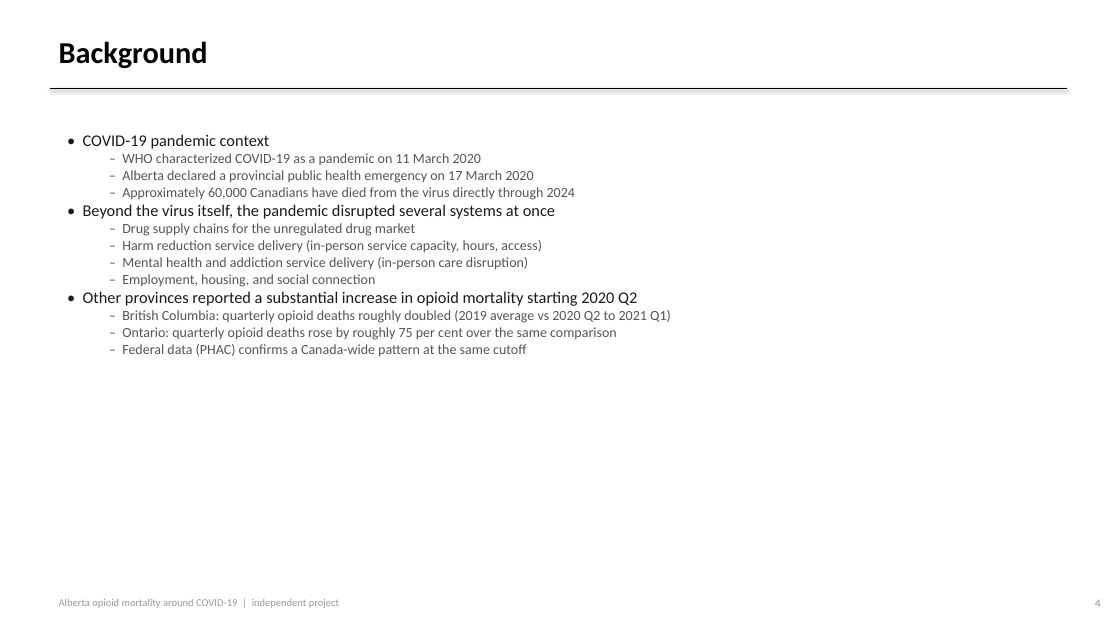
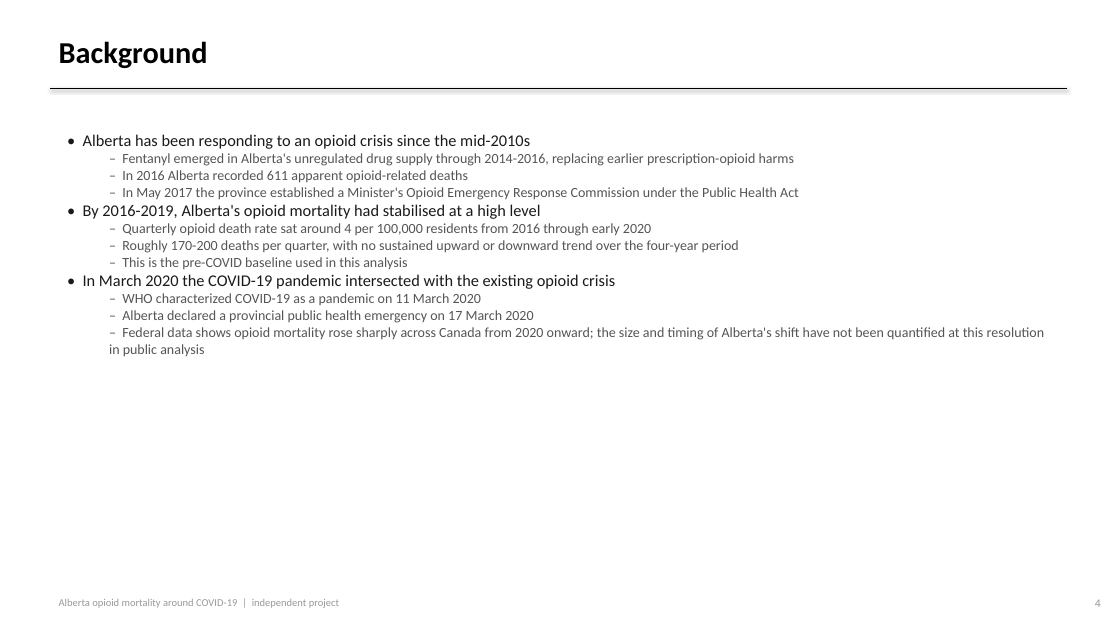
Before and after one commit to Adilbek123/alberta-substance-use-trends, a slide deck: slide 4 of slides.pptx. Drawn at 1120x630 pixels with LibreOffice and Linux fonts; fonts in the diff are those of the drawing. Boxes give left, top, right and bottom in pixels: in the first picture for what was removed or moved away, otherwise in the second. Text is boxed around its words. In the diff, an @@ line names an element or a change of style, - is before the commit and + after.

Commit message:
Rewrite Background: Alberta-specific opioid history (fentanyl emergence 2014-2016, 611 deaths in 2016, May 2017 emergency commission) instead of generic pandemic context

```diff
--- a/slides.pptx
+++ b/slides.pptx
@@ text at <box>83,134,799,289</box>: text changed; size 14 to 12 pt; text colour #1A1A1A to #555555 @@
-• COVID-19 pandemic context
+• Alberta has been responding to an opioid crisis since the mid-2010s
+  – Fentanyl emerged in Alberta's unregulated drug supply through 2014-2016, replacing earlier prescription-opioid harms
+  – In 2016 Alberta recorded 611 apparent opioid-related deaths
+  – In May 2017 the province established a Minister's Opioid Emergency Response Commission under the Public Health Act
+• By 2016-2019, Alberta's opioid mortality had stabilised at a high level
+  – Quarterly opioid death rate sat around 4 per 100,000 residents from 2016 through early 2020
+  – Roughly 170-200 deaths per quarter, with no sustained upward or downward trend over the four-year period
+  – This is the pre-COVID baseline used in this analysis
+• In March 2020 the COVID-19 pandemic intersected with the existing opioid crisis
@@ text at <box>109,327,1045,356</box>: text changed @@
-  – Approximately 60,000 Canadians have died from the virus directly through 2024
-• Beyond the virus itself, the pandemic disrupted several systems at once
-  – Drug supply chains for the unregulated drug market
-  – Harm reduction service delivery (in-person service capacity, hours, access)
-  – Mental health and addiction service delivery (in-person care disruption)
-  – Employment, housing, and social connection
-• Other provinces reported a substantial increase in opioid mortality starting 2020 Q2
-  – British Columbia: quarterly opioid deaths roughly doubled (2019 average vs 2020 Q2 to 2021 Q1)
-  – Ontario: quarterly opioid deaths rose by roughly 75 per cent over the same comparison
-  – Federal data (PHAC) confirms a Canada-wide pattern at the same cutoff
+  – Federal data shows opioid mortality rose sharply across Canada from 2020 onward; the size and timing of Alberta's shift have not been quantified at this resolution in public analysis
```
Also in this commit, not shown: 4 other files.
